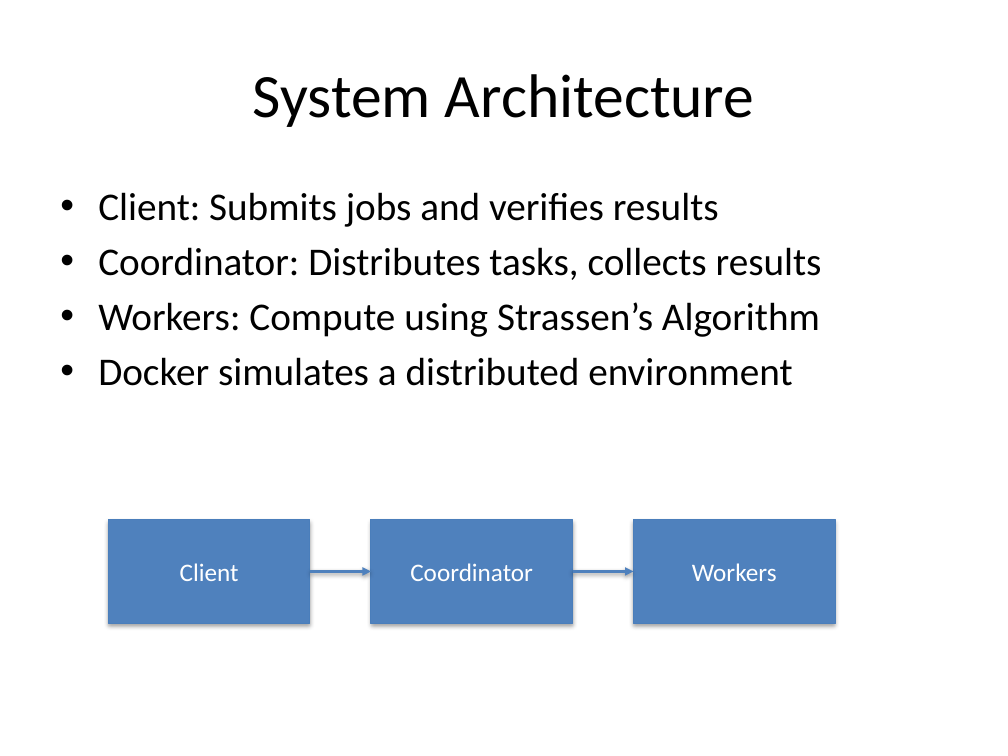
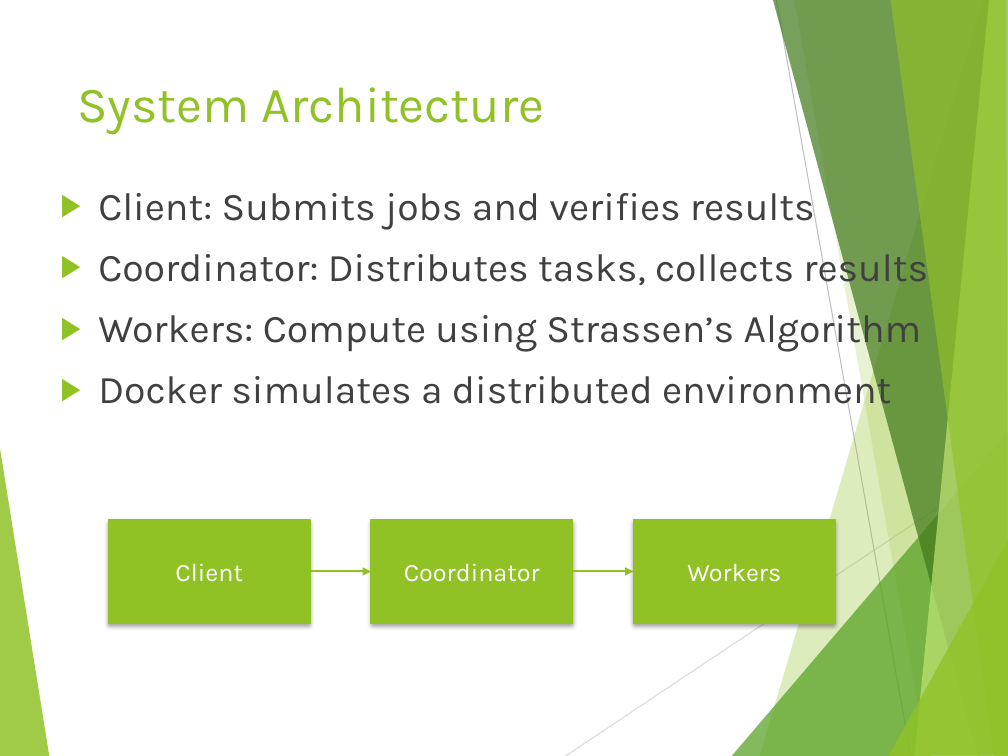
Before and after one commit to rbazzell/distributed-systems-project, a slide deck: slide 4 of DMaC_slides.pptx. Drawn at 1008x756 pixels with LibreOffice and Linux fonts; fonts in the diff are those of the drawing. Boxes give left, top, right and bottom in pixels: in the first picture for what was removed or moved away, otherwise in the second. Text is boxed around its words. In the diff, an @@ line names an element or a change of style, - is before the commit and + after.

```diff
--- a/DMaC_slides.pptx
+++ b/DMaC_slides.pptx
@@ title "System Architecture": place and size @@
-title "System Architecture" at (253,74,754,127)
+title "System Architecture" at (77,87,544,135)
@@ title "System Architecture" at (77,87,544,135): size 44 to 36 pt, font Calibri to Karla, text colour #000000 to #90C226; alignment centre to left; vertical alignment middle to top @@
@@ text "Client: Submits jobs and verifies ..." at (98,185,928,413): font Calibri to Karla, text colour #000000 to #404040; bullet • to ▶; more space between paragraphs @@
@@ font Calibri to Karla; fill #4F81BD to #90C226; outline #4B7EBC 0.75 pt to #90C226 1 pt; shadow changed in 3 elements at (109,519,310,623), (371,519,573,623), (633,519,835,623) @@
@@ group added at (0,0,1008,756): 8 freeform shapes, 2 lines @@
@@ arrow (310, 572) - (371, 572): stroke #4F81BD 2 pt to #90C226 1.5 pt @@
@@ arrow (573, 572) - (633, 572): stroke #4F81BD 2 pt to #90C226 1.5 pt @@
```
Also in this commit, not shown: 10 other slides changed, 3 slides added, 4 slides removed.
